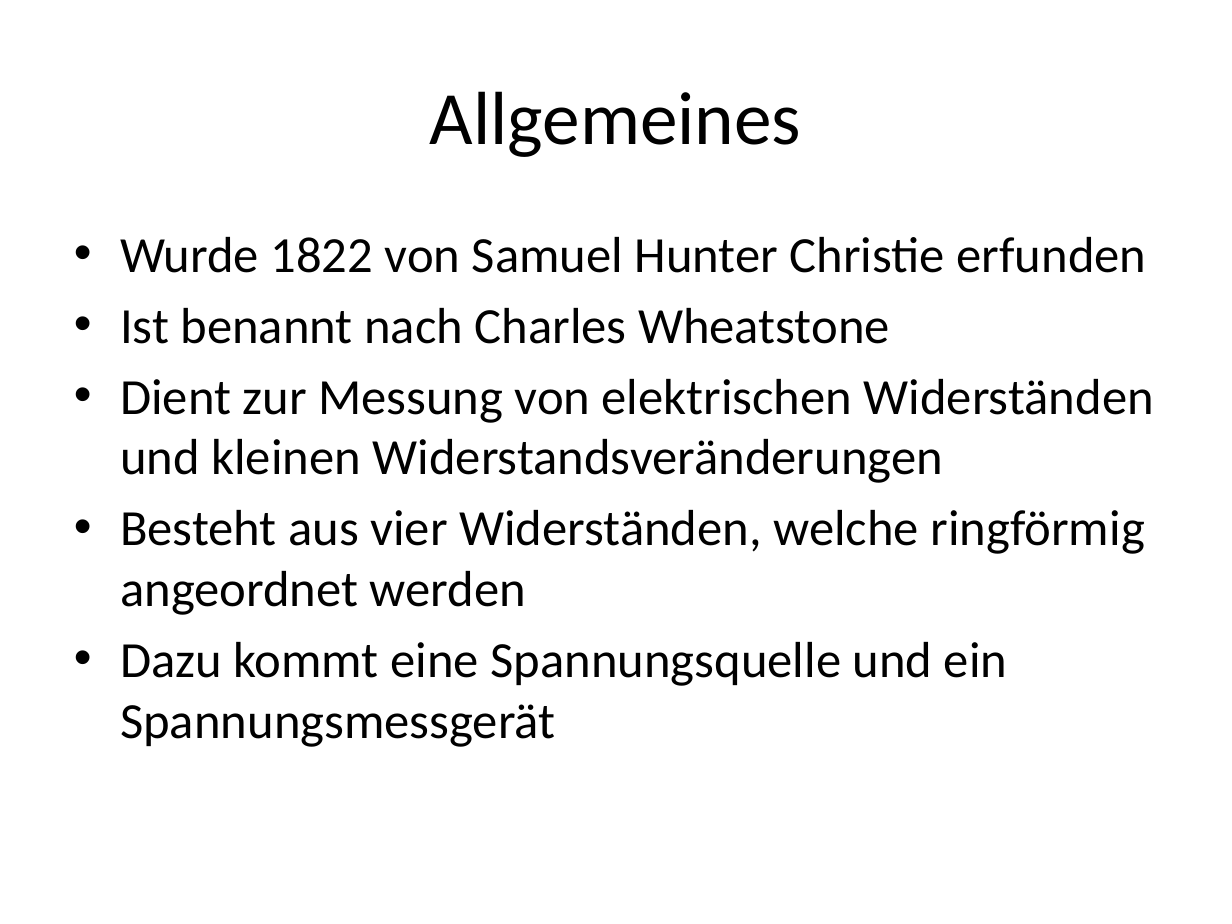
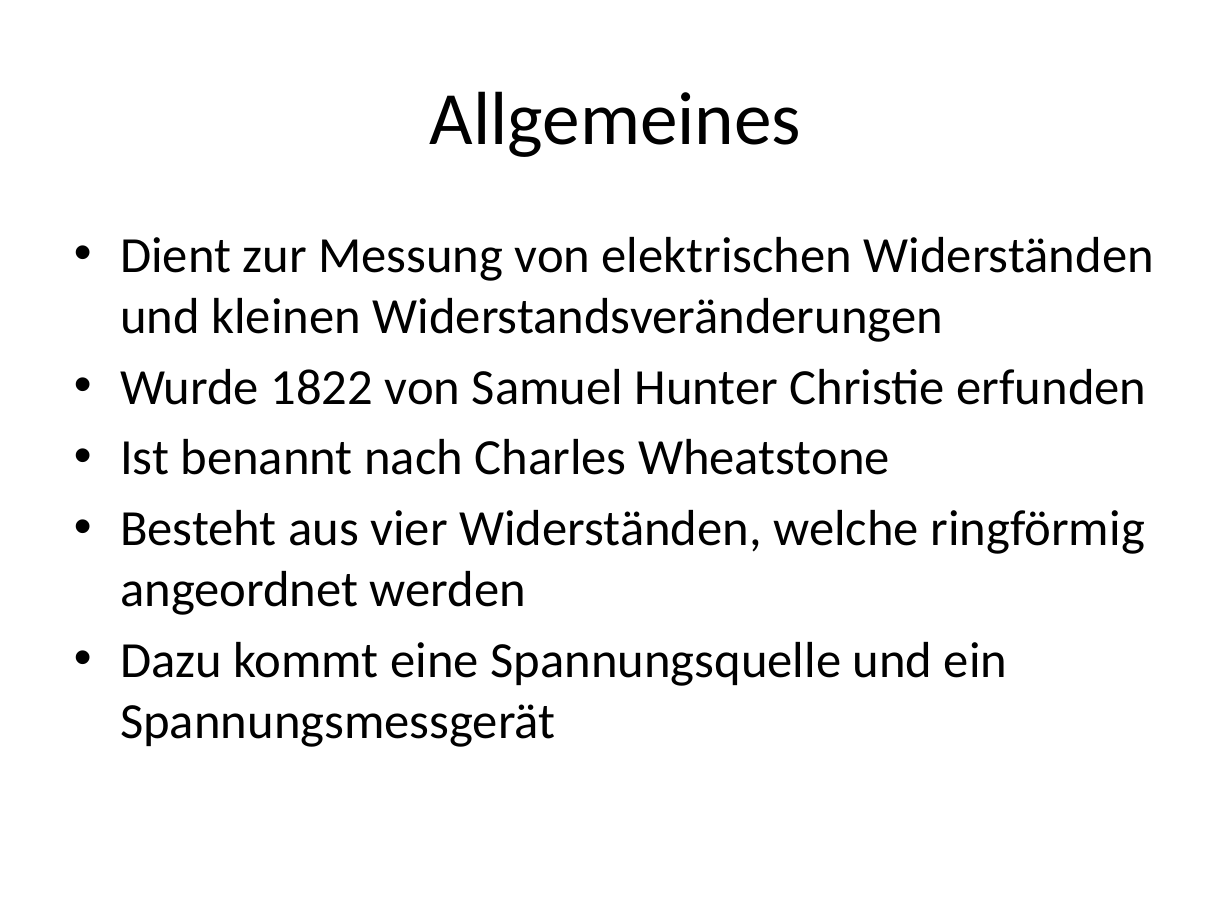
Before and after one commit to Moldavis/foo, a slide deck: slide 3 of Die Wheatstonsche Messbrücke.pptx. Drawn at 1232x924 pixels with LibreOffice and Linux fonts; fonts in the diff are those of the drawing. Boxes give left, top, right and bottom in pixels: in the first picture for what was removed or moved away, otherwise in the second. Text is boxed around its words. In the diff, an @@ line names an element or a change of style, - is before the commit and + after.

```diff
--- a/Die Wheatstonsche Messbrücke.pptx
+++ b/Die Wheatstonsche Messbrücke.pptx
@@ text at <box>120,237,1154,342</box>: paragraph added @@
+• Dient zur Messung von elektrischen Widerständen und kleinen Widerstandsveränderungen
@@ text at <box>120,379,1154,483</box>: paragraph removed @@
-• Dient zur Messung von elektrischen Widerständen und kleinen Widerstandsveränderungen
```
Also in this commit, not shown: 2 other slides changed, 5 slides added, 2 slides removed, 3 other files.
